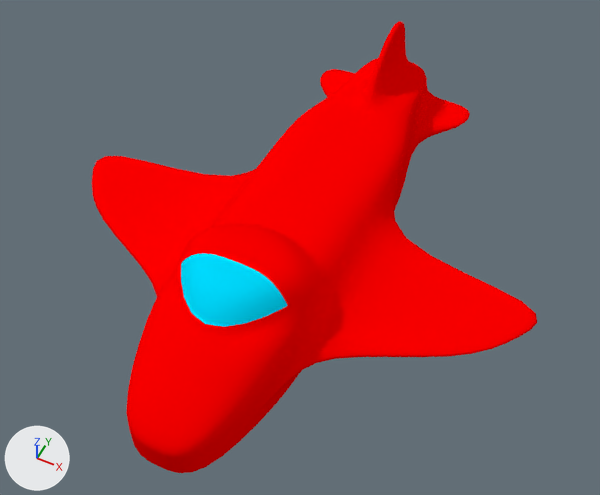
What one commit did to the Blender file blends/ship.blend.
Before and after are seen from a camera (50 mm lens) standing at (3.77, -4.03, 9.33) and looking at (0.17, 3.18, 0.31). Every picture has the same lights, and +X, +Y and +Z are marked at lower left.
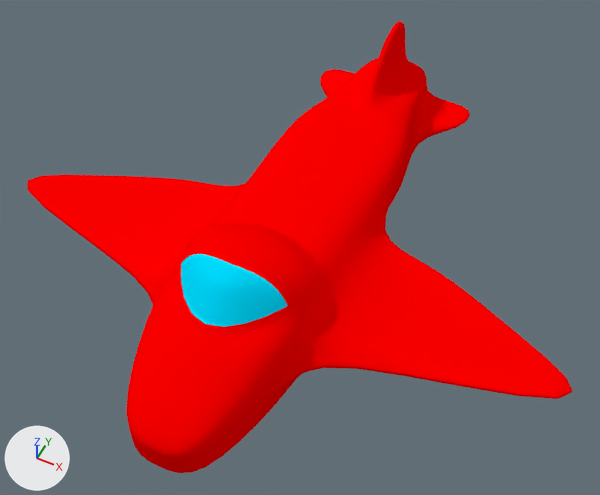
Boxes (x1, y1, x2, y2) around the edits, measured in the pictures (600 x 495 px; the box of a moved part takes in the faces that stretch with it):
'Cube', reshaped (23% wider)
    before: (92, 21, 537, 473)
    after: (27, 21, 573, 473)
part 1 of me_cube_001, moved or reshaped
    before: (92, 156, 537, 337)
    after: (92, 175, 520, 336)
part 2 of me_cube_001, moved or reshaped
    before: (92, 176, 519, 359)
    after: (27, 175, 573, 399)
part 3 of me_cube_001, moved or reshaped
    before: (197, 227, 295, 297)
    after: (195, 227, 294, 297)

Patch to the scene script:
```diff
--- a/blends/ship.blend.py
+++ b/blends/ship.blend.py
@@ me_cube_001 @@
 me_cube_001.from_pydata(...)  # 96 vertices, 81 faces; spans x 0.0..4.03, y -0.46..7.54, z -0.44..1.83
 # used by ob_cube; location = (0.0, 0.0, 0.0)
 # before: 40 (3.63, 3.81, 0.31), 41 (3.63, 3.81, 0.12), 42 (4.03, 3.81, 0.28)
 # before: 57 (2.7, 2.41, 0.12), 58 (3.11, 2.4, 0.28), 59 (2.7, 2.4, 0.31)
-me_cube_001.vertices[39].co = (1.0, 3.81, 0.12)
-me_cube_001.vertices[24].co = (0.0, 1.71, 1.41)
+# me_cube_001 part 1
+for i in [40, 41, 42]: me_cube_001.vertices[i].co += Vector((-1.88, 0.0, 0.0))
+me_cube_001.vertices[39].co = (0.0, 3.81, 0.12)
+# me_cube_001 part 2
+for i in [57, 58, 59]: me_cube_001.vertices[i].co += Vector((2.16, 0.0, 0.0))
+# me_cube_001 part 3
+me_cube_001.vertices[24].co = (0.0, 1.36, 1.71)
 me_cube_001.materials.append(mat_material_001)
```
